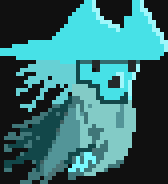
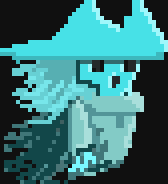
Comparing the layer stacks of the two (168, 184) images. Changes:
painted on "Layer 4" over [0, 52, 164, 184]
